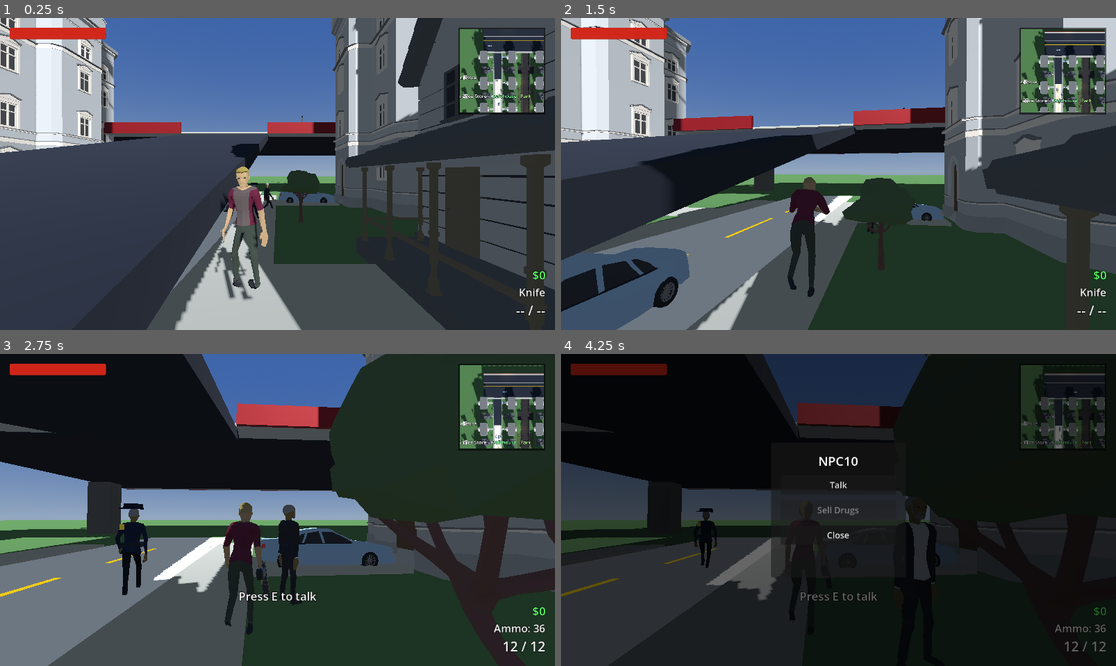
Above: before the commit, frames 1-4 (two rows, left to right).
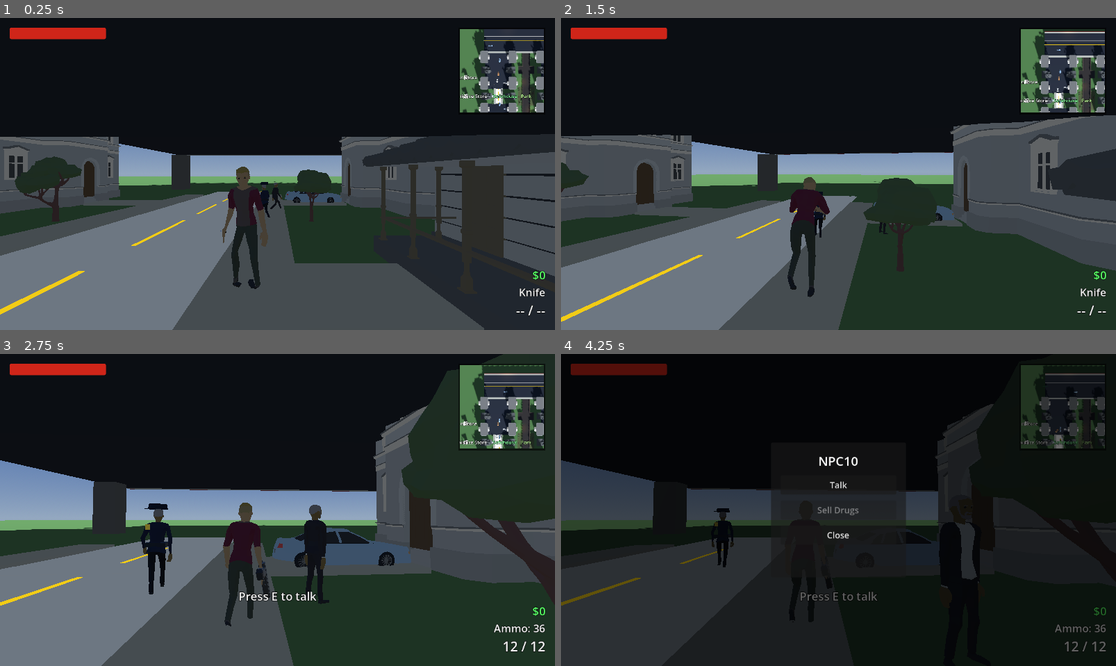
Above: after the commit, the same moments.

Repository: xena3222121/GTACloneAJFORK
Game: Godot game, scene res://scenes/World.tscn
The game is run twice, just before and just after one commit, with the same random seed, the same clock (stepped at 60 frames per second) and the same inputs.
Inputs (mouse positions are in pixels of both pictures, inside the frame that each line leads up to):
- Up to frame 1 (0.25 s): no input
- Up to frame 2 (1.5 s): tap Enter at 0.5 s; move the mouse to (866, 174) at 0.52 s; hold W from 0.53 s (still down); tap R at 0.6 s; click (866, 174) at 0.67 s; tap Space at 0.77 s; move the mouse to (810, 174) at 1.27 s; tap 1 at 1.35 s
- Up to frame 3 (2.75 s): keep holding W; tap Space at 1.52 s; move the mouse to (288, 503) at 2.02 s; tap 2 at 2.1 s
- Up to frame 4 (4.25 s): tap E at 2.75, 3.5 s; move the mouse to (832, 516) at 2.77 s; tap 3 at 2.85 s; click (832, 516) at 2.92 s; tap Space at 3.02, 3.77 s; move the mouse to (1005, 556) at 3.52 s; release W at 3.53 s; hold A from 3.53 s (still down); tap 4 at 3.6 s

The runs differ from the first frame. In frame 1, 66% of the frame differs, in the area x 0-100%, y 0-100%; in frame 2, 54%; in frame 3, 28%; in frame 4, 11%.

Commit message:
Fix freeway ramps for real (assist system) and add hireable weed dealer
Ramp fix: extensive headless playtesting found the tilted-box ramp
collision was fundamentally unreliable for VehicleBody3D/traffic cars -
cars stalled partway up regardless of slope angle, ramp width, or engine
power, with no single clean root cause found across many iterations.
Rather than keep guessing blind, added scripts/ramp_assist.gd (new
autoload): any vehicle whose XZ position falls within a ramp's footprint
gets its height pinned to exactly what the ramp surface should be at that
Z, every physics frame. The visual ramp mesh and its collision stay in
place for looks and for anything standing still on it; this only
overrides height for vehicles actively crossing. Verified end-to-end
headless (no game window) - a car now climbs smoothly from ground level
to the deck without stalling. Also widened the ramps (16->28 units) and
reverted the earlier engine-force bump, which testing showed wasn't
actually the fix.

Dealer feature: a hireable NPC (is_dealer flag on npc.gd, same opt-in
pattern as is_bar_patron) placed in the safehouse next to the weed plot.
Hire for $200 via the existing NPC talk/sell menu (now with a conditional
Hire button), after which he periodically sells one unit of your drugs
for you automatically - same price range and undercover-buyer risk as
selling in person, just passive. Verified headless: hire flow, money
deduction, and an actual auto-sale all confirmed working.

Co-Authored-By: Claude Sonnet 5 <noreply@anthropic.com>

Diff:
--- a/project.godot
+++ b/project.godot
@@ -26,6 +26,7 @@
 CityAmbience="*res://scripts/city_ambience.gd"
 DayNightCycle="*res://scripts/day_night_cycle.gd"
 Weather="*res://scripts/weather.gd"
+RampAssist="*res://scripts/ramp_assist.gd"
 
 [physics]
 
--- a/scenes/Player.tscn
+++ b/scenes/Player.tscn
@@ -536,6 +536,13 @@
 theme_override_font_sizes/font_size = 18
 text = "Sell Drugs"
 
+[node name="HireButton" type="Button" parent="HUD/NPCMenu/Panel/VBox"]
+visible = false
+layout_mode = 2
+custom_minimum_size = Vector2(0, 40)
+theme_override_font_sizes/font_size = 18
+text = "Hire - $200"
+
 [node name="CloseNPCButton" type="Button" parent="HUD/NPCMenu/Panel/VBox"]
 layout_mode = 2
 custom_minimum_size = Vector2(0, 40)
--- a/scenes/World.tscn
+++ b/scenes/World.tscn
@@ -153,31 +153,31 @@
 
 [sub_resource type="BoxMesh" id="BoxMesh_guardrail_seg11"]
 material = SubResource("StandardMaterial3D_guardrail")
-size = Vector3(11, 1.0, 0.25)
+size = Vector3(7, 1.0, 0.25)
 
 [sub_resource type="BoxShape3D" id="BoxShape3D_guardrail_seg11"]
-size = Vector3(11, 1.0, 0.25)
+size = Vector3(7, 1.0, 0.25)
 
 [sub_resource type="BoxMesh" id="BoxMesh_guardrail_seg52"]
 material = SubResource("StandardMaterial3D_guardrail")
-size = Vector3(52, 1.0, 0.25)
+size = Vector3(32, 1.0, 0.25)
 
 [sub_resource type="BoxShape3D" id="BoxShape3D_guardrail_seg52"]
-size = Vector3(52, 1.0, 0.25)
+size = Vector3(32, 1.0, 0.25)
 
 [sub_resource type="BoxMesh" id="BoxMesh_guardrail_seg31"]
 material = SubResource("StandardMaterial3D_guardrail")
-size = Vector3(31, 1.0, 0.25)
+size = Vector3(21, 1.0, 0.25)
 
 [sub_resource type="BoxShape3D" id="BoxShape3D_guardrail_seg31"]
-size = Vector3(31, 1.0, 0.25)
+size = Vector3(21, 1.0, 0.25)
 
 [sub_resource type="BoxMesh" id="BoxMesh_ramp"]
 material = SubResource("StandardMaterial3D_highway")
-size = Vector3(8.0, 0.5, 30.594)
+size = Vector3(28.0, 0.15, 40.448)
 
 [sub_resource type="BoxShape3D" id="BoxShape3D_ramp"]
-size = Vector3(8.0, 0.5, 30.594)
+size = Vector3(28.0, 0.15, 40.448)
 
 [sub_resource type="StandardMaterial3D" id="StandardMaterial3D_whiteline"]
 shading_mode = 0
@@ -846,16 +846,6 @@
 transform = Transform3D(1, 0, 0, 0, 1, 0, 0, 0, 1, 40, 0.5, 73.9)
 mesh = SubResource("BoxMesh_guardrail")
 
-[node name="GuardrailSouthA" type="StaticBody3D" parent="Highway"]
-
-[node name="CollisionShape3D" type="CollisionShape3D" parent="Highway/GuardrailSouthA"]
-transform = Transform3D(1, 0, 0, 0, 1, 0, 0, 0, 1, -9.5, 0.5, 46.1)
-shape = SubResource("BoxShape3D_guardrail_seg11")
-
-[node name="Mesh" type="MeshInstance3D" parent="Highway/GuardrailSouthA"]
-transform = Transform3D(1, 0, 0, 0, 1, 0, 0, 0, 1, -9.5, 0.5, 46.1)
-mesh = SubResource("BoxMesh_guardrail_seg11")
-
 [node name="GuardrailSouthB" type="StaticBody3D" parent="Highway"]
 
 [node name="CollisionShape3D" type="CollisionShape3D" parent="Highway/GuardrailSouthB"]
@@ -869,11 +859,11 @@
 [node name="GuardrailSouthC" type="StaticBody3D" parent="Highway"]
 
 [node name="CollisionShape3D" type="CollisionShape3D" parent="Highway/GuardrailSouthC"]
-transform = Transform3D(1, 0, 0, 0, 1, 0, 0, 0, 1, 79.5, 0.5, 46.1)
+transform = Transform3D(1, 0, 0, 0, 1, 0, 0, 0, 1, 84.5, 0.5, 46.1)
 shape = SubResource("BoxShape3D_guardrail_seg31")
 
 [node name="Mesh" type="MeshInstance3D" parent="Highway/GuardrailSouthC"]
-transform = Transform3D(1, 0, 0, 0, 1, 0, 0, 0, 1, 79.5, 0.5, 46.1)
+transform = Transform3D(1, 0, 0, 0, 1, 0, 0, 0, 1, 84.5, 0.5, 46.1)
 mesh = SubResource("BoxMesh_guardrail_seg31")
 
 [node name="Asphalt" type="MeshInstance3D" parent="Highway"]
@@ -974,16 +964,6 @@
 transform = Transform3D(1, 0, 0, 0, 1, 0, 0, 0, 1, 40, 0.5, -73.9)
 mesh = SubResource("BoxMesh_guardrail")
 
-[node name="GuardrailInnerA" type="StaticBody3D" parent="HighwaySouth"]
-
-[node name="CollisionShape3D" type="CollisionShape3D" parent="HighwaySouth/GuardrailInnerA"]
-transform = Transform3D(1, 0, 0, 0, 1, 0, 0, 0, 1, -9.5, 0.5, -46.1)
-shape = SubResource("BoxShape3D_guardrail_seg11")
-
-[node name="Mesh" type="MeshInstance3D" parent="HighwaySouth/GuardrailInnerA"]
-transform = Transform3D(1, 0, 0, 0, 1, 0, 0, 0, 1, -9.5, 0.5, -46.1)
-mesh = SubResource("BoxMesh_guardrail_seg11")
-
 [node name="GuardrailInnerB" type="StaticBody3D" parent="HighwaySouth"]
 
 [node name="CollisionShape3D" type="CollisionShape3D" parent="HighwaySouth/GuardrailInnerB"]
@@ -997,11 +977,11 @@
 [node name="GuardrailInnerC" type="StaticBody3D" parent="HighwaySouth"]
 
 [node name="CollisionShape3D" type="CollisionShape3D" parent="HighwaySouth/GuardrailInnerC"]
-transform = Transform3D(1, 0, 0, 0, 1, 0, 0, 0, 1, 79.5, 0.5, -46.1)
+transform = Transform3D(1, 0, 0, 0, 1, 0, 0, 0, 1, 84.5, 0.5, -46.1)
 shape = SubResource("BoxShape3D_guardrail_seg31")
 
 [node name="Mesh" type="MeshInstance3D" parent="HighwaySouth/GuardrailInnerC"]
-transform = Transform3D(1, 0, 0, 0, 1, 0, 0, 0, 1, 79.5, 0.5, -46.1)
+transform = Transform3D(1, 0, 0, 0, 1, 0, 0, 0, 1, 84.5, 0.5, -46.1)
 mesh = SubResource("BoxMesh_guardrail_seg31")
 
 [node name="Asphalt" type="MeshInstance3D" parent="HighwaySouth"]
@@ -1145,41 +1125,41 @@
 [node name="RampNorthA" type="StaticBody3D" parent="HighwayRamps"]
 
 [node name="CollisionShape3D" type="CollisionShape3D" parent="HighwayRamps/RampNorthA"]
-transform = Transform3D(1, 0, 0, 0, 0.9806, 0.1961, 0, -0.1961, 0.9806, 0, 3, 33)
+transform = Transform3D(1, 0, 0, 0, 0.98894, 0.14834, 0, -0.14834, 0.98894, 0, 3, 28)
 shape = SubResource("BoxShape3D_ramp")
 
 [node name="Mesh" type="MeshInstance3D" parent="HighwayRamps/RampNorthA"]
-transform = Transform3D(1, 0, 0, 0, 0.9806, 0.1961, 0, -0.1961, 0.9806, 0, 3, 33)
+transform = Transform3D(1, 0, 0, 0, 0.98894, 0.14834, 0, -0.14834, 0.98894, 0, 3, 28)
 mesh = SubResource("BoxMesh_ramp")
 
 [node name="RampNorthB" type="StaticBody3D" parent="HighwayRamps"]
 
 [node name="CollisionShape3D" type="CollisionShape3D" parent="HighwayRamps/RampNorthB"]
-transform = Transform3D(1, 0, 0, 0, 0.9806, 0.1961, 0, -0.1961, 0.9806, 60, 3, 33)
+transform = Transform3D(1, 0, 0, 0, 0.98894, 0.14834, 0, -0.14834, 0.98894, 60, 3, 28)
 shape = SubResource("BoxShape3D_ramp")
 
 [node name="Mesh" type="MeshInstance3D" parent="HighwayRamps/RampNorthB"]
-transform = Transform3D(1, 0, 0, 0, 0.9806, 0.1961, 0, -0.1961, 0.9806, 60, 3, 33)
+transform = Transform3D(1, 0, 0, 0, 0.98894, 0.14834, 0, -0.14834, 0.98894, 60, 3, 28)
 mesh = SubResource("BoxMesh_ramp")
 
 [node name="RampSouthA" type="StaticBody3D" parent="HighwayRamps"]
 
 [node name="CollisionShape3D" type="CollisionShape3D" parent="HighwayRamps/RampSouthA"]
-transform = Transform3D(1, 0, 0, 0, -0.9806, 0.1961, 0, -0.1961, -0.9806, 0, 3, -33)
+transform = Transform3D(1, 0, 0, 0, -0.98894, 0.14834, 0, -0.14834, -0.98894, 0, 3, -28)
 shape = SubResource("BoxShape3D_ramp")
 
 [node name="Mesh" type="MeshInstance3D" parent="HighwayRamps/RampSouthA"]
-transform = Transform3D(1, 0, 0, 0, -0.9806, 0.1961, 0, -0.1961, -0.9806, 0, 3, -33)
+transform = Transform3D(1, 0, 0, 0, -0.98894, 0.14834, 0, -0.14834, -0.98894, 0, 3, -28)
 mesh = SubResource("BoxMesh_ramp")
 
 [node name="RampSouthB" type="StaticBody3D" parent="HighwayRamps"]
 
 [node name="CollisionShape3D" type="CollisionShape3D" parent="HighwayRamps/RampSouthB"]
-transform = Transform3D(1, 0, 0, 0, -0.9806, 0.1961, 0, -0.1961, -0.9806, 60, 3, -33)
+transform = Transform3D(1, 0, 0, 0, -0.98894, 0.14834, 0, -0.14834, -0.98894, 60, 3, -28)
 shape = SubResource("BoxShape3D_ramp")
 
 [node name="Mesh" type="MeshInstance3D" parent="HighwayRamps/RampSouthB"]
-transform = Transform3D(1, 0, 0, 0, -0.9806, 0.1961, 0, -0.1961, -0.9806, 60, 3, -33)
+transform = Transform3D(1, 0, 0, 0, -0.98894, 0.14834, 0, -0.14834, -0.98894, 60, 3, -28)
 mesh = SubResource("BoxMesh_ramp")
 
 [node name="HighwayPylons" type="Node3D" parent="."]
@@ -3241,6 +3221,10 @@
 [node name="Mesh" type="MeshInstance3D" parent="HouseInterior/WeedPlot"]
 mesh = SubResource("BoxMesh_counter")
 
+[node name="Dealer" parent="HouseInterior" instance=ExtResource("7")]
+transform = Transform3D(1, 0, 0, 0, 1, 0, 0, 0, 1, 4, 0.1, -4.5)
+is_dealer = true
+
 [node name="StoreInterior" type="Node3D" parent="."]
 transform = Transform3D(1, 0, 0, 0, 1, 0, 0, 0, 1, 1060, 0, 0)
 
--- a/scripts/npc.gd
+++ b/scripts/npc.gd
@@ -45,6 +45,16 @@
 const CHATTER_RANGE := 5.0
 const CHATTER_CHANCE := 0.12
 
+# A dealer NPC (see is_dealer below) auto-sells the player's drugs for them
+# once hired, on the same real-time-interval/undercover-risk terms as
+# selling in person - just passive instead of "walk up and press E" each time.
+const HIRE_COST := 200
+const DEALER_SELL_INTERVAL := 45.0
+const DEALER_SELL_PRICE_MIN := 15
+const DEALER_SELL_PRICE_MAX := 45
+const DEALER_SNITCH_CHANCE := 0.10
+const DEALER_SNITCH_HEAT := 20.0
+
 @onready var collision: CollisionShape3D = $CollisionShape3D
 @onready var model: Node3D = $Model
 @onready var anim: AnimationPlayer = model.find_child("AnimationPlayer", true, false)
@@ -63,6 +73,14 @@
 @export var is_bar_patron := false
 var hostile := false
 var attack_cooldown := 0.0
+
+# Only meaningful when is_dealer is true (an opt-in per-instance flag, same
+# pattern as is_bar_patron above) - a hireable civilian who, once paid,
+# quietly sells the player's drugs for them over time instead of the player
+# walking it to a stranger themselves.
+@export var is_dealer := false
+var hired := false
+var dealer_sell_timer := 0.0
 var patron_aggro_timer := 0.0
 var player: Node3D = null
 var vehicle_hit_cooldown := 0.0
@@ -139,6 +157,9 @@
 	interact_zone.body_entered.connect(_on_interact_zone_entered)
 	interact_zone.body_exited.connect(_on_interact_zone_exited)
 
+	if is_dealer:
+		prompt_text = "Press E to talk to the dealer"
+
 func _pick_new_target() -> void:
 	var angle := randf() * TAU
 	var dist := randf() * WANDER_RADIUS
@@ -147,6 +168,9 @@
 func _physics_process(delta: float) -> void:
 	if dead:
 		return
+
+	if is_dealer and hired:
+		_process_dealer(delta)
 
 	attack_cooldown = max(0.0, attack_cooldown - delta)
 	vehicle_hit_cooldown = max(0.0, vehicle_hit_cooldown - delta)
@@ -264,6 +288,30 @@
 	if player.has_method("open_npc_menu"):
 		player.open_npc_menu(self)
 
+# Called by player.gd's _on_npc_hire_pressed after it's already deducted
+# HIRE_COST - this NPC doesn't need to know the price, just that it's paid.
+func hire() -> void:
+	hired = true
+	dealer_sell_timer = DEALER_SELL_INTERVAL
+	prompt_text = "Your dealer - selling for you"
+
+# Passive income once hired: periodically sells one unit of the player's
+# drugs on their behalf, same price range and undercover-buyer risk as
+# selling in person (see player.gd's _sell_drugs_to) - just without the
+# player having to walk up to anyone themselves.
+func _process_dealer(delta: float) -> void:
+	dealer_sell_timer -= delta
+	if dealer_sell_timer > 0.0:
+		return
+	dealer_sell_timer = DEALER_SELL_INTERVAL
+	var player := get_tree().get_first_node_in_group("player")
+	if not player or not is_instance_valid(player) or player.get("drugs") == null or player.drugs <= 0:
+		return
+	player.add_drugs(-1)
+	player.add_money(randi_range(DEALER_SELL_PRICE_MIN, DEALER_SELL_PRICE_MAX))
+	if randf() < DEALER_SNITCH_CHANCE:
+		WantedSystem.add_heat(DEALER_SNITCH_HEAT, global_position)
+
 # Reuses the ambient-chatter clip pool (see CHATTER_AUDIO_CLIPS) - only one
 # line exists to draw from right now, same limitation as the ambient bark.
 func say_hello() -> void:
--- a/scripts/player.gd
+++ b/scripts/player.gd
@@ -164,6 +164,7 @@
 @onready var npc_menu_title: Label = $HUD/NPCMenu/Panel/VBox/Title
 @onready var talk_button: Button = $HUD/NPCMenu/Panel/VBox/TalkButton
 @onready var sell_drugs_button: Button = $HUD/NPCMenu/Panel/VBox/SellDrugsButton
+@onready var hire_button: Button = $HUD/NPCMenu/Panel/VBox/HireButton
 @onready var close_npc_button: Button = $HUD/NPCMenu/Panel/VBox/CloseNPCButton
 
 # The RightHand bone's local Y axis is "along the forearm" in both poses
@@ -417,6 +418,7 @@
 	close_store_button.pressed.connect(close_store_menu)
 	talk_button.pressed.connect(_on_npc_talk_pressed)
 	sell_drugs_button.pressed.connect(_on_npc_sell_pressed)
+	hire_button.pressed.connect(_on_npc_hire_pressed)
 	close_npc_button.pressed.connect(close_npc_menu)
 
 func _on_wanted_tier_changed(tier: int) -> void:
@@ -913,7 +915,22 @@
 	current_npc = npc
 	menu_open = true
 	npc_menu_title.text = npc.name
+	var is_dealer: bool = npc.get("is_dealer") == true
+	var hired: bool = npc.get("hired") == true
+	# The dealer is someone you hire to sell FOR you, not a regular
+	# civilian - talking/selling to them directly doesn't fit, so they get
+	# a dedicated single-button menu instead of the normal talk/sell one.
+	talk_button.visible = not is_dealer
+	sell_drugs_button.visible = not is_dealer
 	sell_drugs_button.disabled = drugs <= 0
+	hire_button.visible = is_dealer
+	if is_dealer:
+		if hired:
+			hire_button.text = "Already hired - selling for you"
+			hire_button.disabled = true
+		else:
+			hire_button.text = "Hire - $200"
+			hire_button.disabled = money < 200
 	npc_menu.visible = true
 	Input.mouse_mode = Input.MOUSE_MODE_VISIBLE
 
@@ -931,6 +948,13 @@
 func _on_npc_sell_pressed() -> void:
 	if current_npc and is_instance_valid(current_npc):
 		_sell_drugs_to(current_npc)
+	close_npc_menu()
+
+func _on_npc_hire_pressed() -> void:
+	if current_npc and is_instance_valid(current_npc) and current_npc.has_method("hire") and money >= 200:
+		money -= 200
+		_update_money_label()
+		current_npc.hire()
 	close_npc_menu()
 
 func _buy_ammo() -> void:
--- /dev/null
+++ b/scripts/ramp_assist.gd
@@ -0,0 +1,43 @@
+extends Node
+
+# The physical tilted-box ramp collision proved unreliable for
+# VehicleBody3D/traffic cars - extensive playtesting found cars stalling
+# out partway up regardless of slope angle, ramp width, or engine power,
+# with no single clear root cause found. Rather than keep guessing blind,
+# this guarantees smooth traversal directly: any vehicle whose XZ position
+# falls within a ramp's footprint gets its height pinned to exactly what
+# the ramp surface should be at that Z, every physics frame. The real ramp
+# collision/mesh stays in place for looks and for anything standing still
+# on it; this only overrides height for vehicles actively crossing.
+
+const RAMP_HALF_WIDTH := 14.0
+const RISE := 6.0
+
+# Each entry: x center, z range the ramp covers, and which end (z_low) is
+# ground level (height 0) vs which end (z_high) is deck level (height RISE).
+const RAMPS := [
+	{"x": 0.0, "z_low": 8.0, "z_high": 48.0},
+	{"x": 60.0, "z_low": 8.0, "z_high": 48.0},
+	{"x": 0.0, "z_low": -8.0, "z_high": -48.0},
+	{"x": 60.0, "z_low": -8.0, "z_high": -48.0},
+]
+
+func _physics_process(_delta: float) -> void:
+	var vehicles := get_tree().get_nodes_in_group("vehicles")
+	vehicles.append_array(get_tree().get_nodes_in_group("traffic_cars"))
+	for v in vehicles:
+		if not is_instance_valid(v):
+			continue
+		var pos: Vector3 = v.global_position
+		for ramp in RAMPS:
+			if absf(pos.x - ramp.x) > RAMP_HALF_WIDTH:
+				continue
+			var z_low: float = ramp.z_low
+			var z_high: float = ramp.z_high
+			var lo: float = min(z_low, z_high)
+			var hi: float = max(z_low, z_high)
+			if pos.z < lo or pos.z > hi:
+				continue
+			var t: float = clamp(inverse_lerp(z_low, z_high, pos.z), 0.0, 1.0)
+			v.global_position.y = lerp(0.0, RISE, t) + 0.35
+			break
Not shown, added: scripts/ramp_assist.gd.uid
